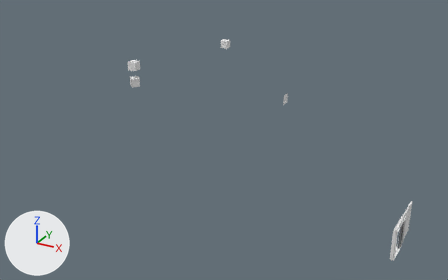
The FBX model TummyCon/Assets/Models/TummyCon2.0.fbx_Collection.fbx: old version first, new version second.
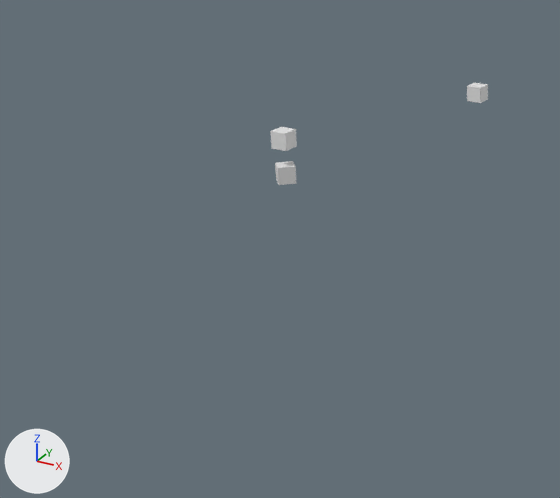
Each version appears first whole from a 50 mm lens placed at (86.3, -146.1, 42.5), pointed at (29.5, -42.9, -9.1), and next in a close-up on the part from 0% to 59% of the width and 0% to 84% of the height. The lights are fixed; the arrows at lower left show +X, +Y and +Z. The last two pictures show the newer version. Where no turn or scale is listed for an object, it has been applied to the vertices.
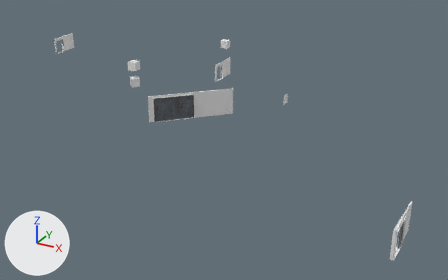
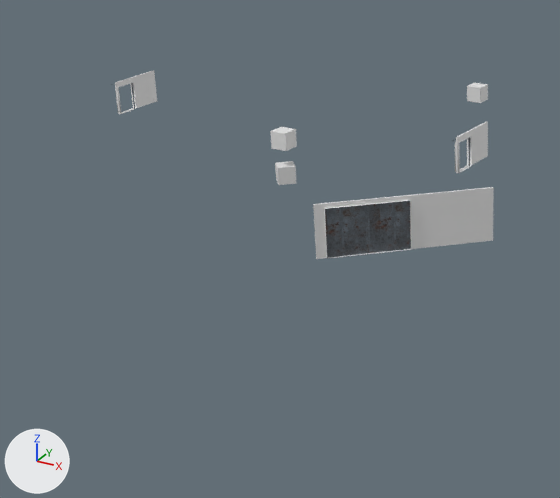
The change, as a diff of the scene's bpy script:
```diff
--- a/TummyCon/Assets/Models/TummyCon2.0.fbx_Collection.fbx.py
+++ b/TummyCon/Assets/Models/TummyCon2.0.fbx_Collection.fbx.py
@@ me_cube_060 @@
+me_cube_060.from_pydata(...)  # 1568 vertices, 1541 faces; spans x -3.11..8.27, y -3.56..7.82, z -0.05..4.91
+# faces by material slot: [1478, 63]
+me_cube_060.materials.append(mat_metal_001)  # picture img_metal021_1k_jpg_color_jpg
+me_cube_060.materials.append(mat_concrete_002)  # its picture is missing
@@ me_cube_058 @@
+me_cube_058.from_pydata(...)  # 1972 vertices, 1902 faces; spans x -25.5..20.7, y -1.6..5.8, z 0.0..3.8
+# faces by material slot: [1816, 86]
+me_cube_058.materials.append(mat_metal_001)  # picture img_metal021_1k_jpg_color_jpg
+me_cube_058.materials.append(mat_concrete_002)  # its picture is missing
@@ ob_bigdoor_combined_003 @@
+ob_bigdoor_combined_003 = bpy.data.objects.new('BigDoor combined.003', me_cube_060)
+ob_bigdoor_combined_003.location = (26.73, -56.99, 0.0)
@@ ob_bigdoor_combined_001 @@
+ob_bigdoor_combined_001 = bpy.data.objects.new('BigDoor combined.001', me_cube_058)
+ob_bigdoor_combined_001.location = (2.42, -33.62, 0.0)
```

What differs and where, as boxes (x1, y1, x2, y2) in the close-ups (560 x 498 px):
'BigDoor combined.003', added
    after: (313, 187, 494, 259)
    faces in mat_concrete_002 (its picture is missing): (313, 187, 494, 259)
    faces in mat_metal_001 (picture img_metal021_1k_jpg_color_jpg): (325, 201, 411, 258)
'BigDoor combined.001', added
    after: (113, 70, 488, 173)
    faces in mat_concrete_002 (its picture is missing): (115, 70, 488, 173)
